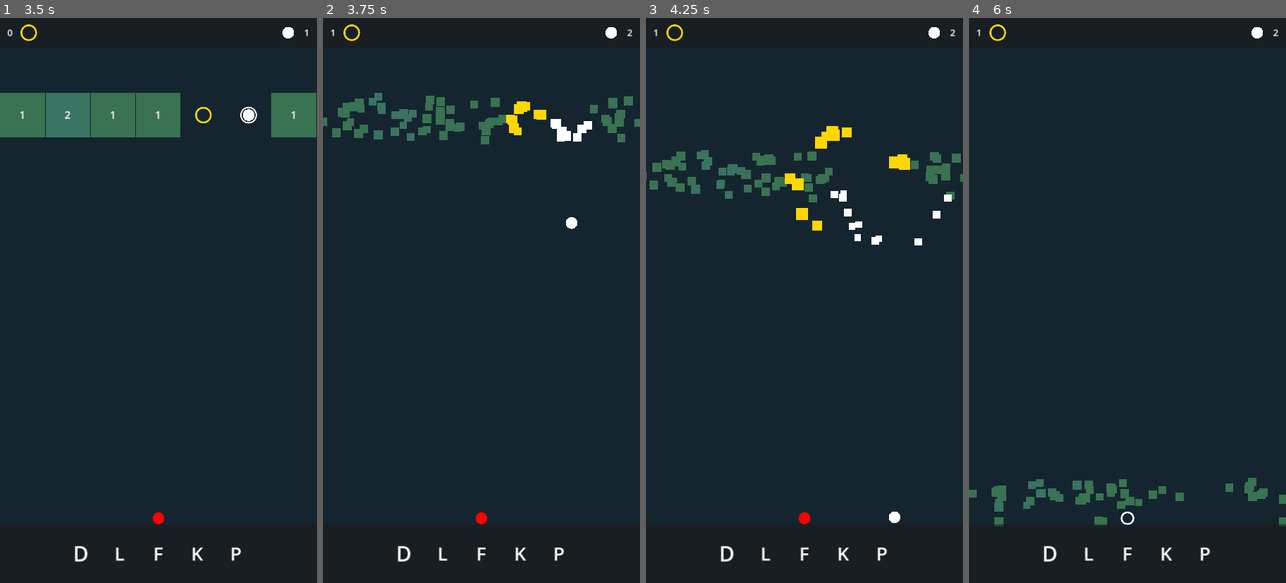
Above: before the commit, frames 1-4 (left to right).
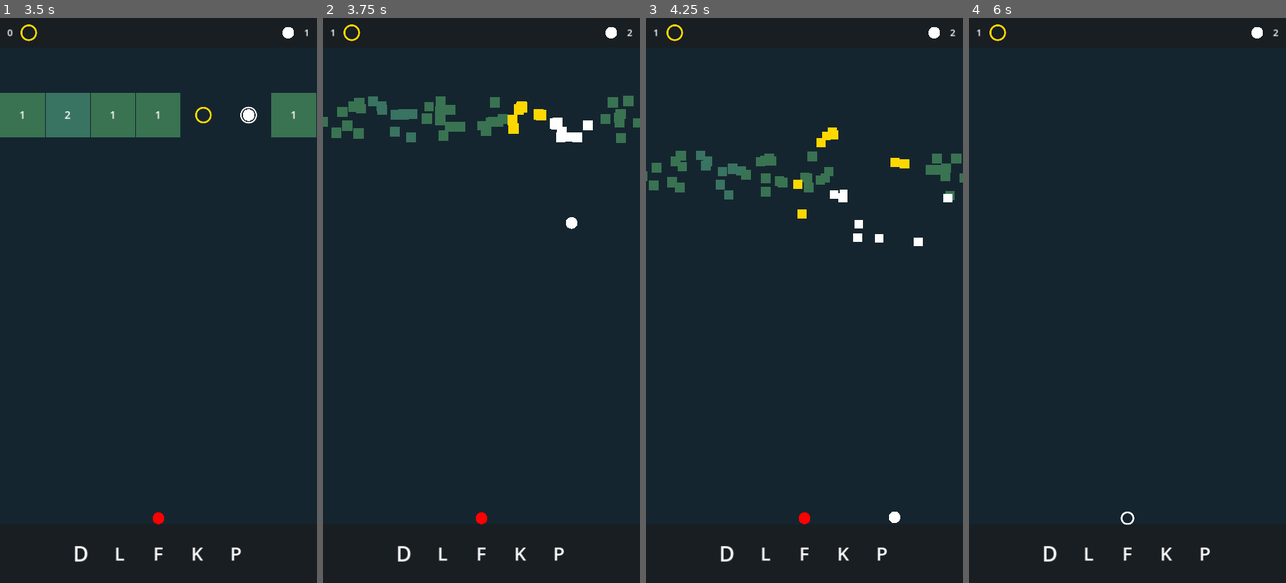
Above: after the commit, the same moments.

Repository: laplante-sean/freeballz
Game: Godot game, scene res://game/menu/main_menu.tscn
Same seed, same stepped clock (60 frames per second), same inputs: the game is played once before the commit and once after it.
Inputs:
- Up to frame 1 (3.5 s): click "New Game" at 0.5 s; click "D" at 1.25 s; click "L" at 2 s; click "F" at 2.75 s
- Up to frame 2 (3.75 s): click "K" at 3.5 s
- Up to frame 3 (4.25 s): no input
- Up to frame 4 (6 s): click "P" at 4.25 s; click "D" at 5 s; click "L" at 5.75 s

Frame 1 is identical in both runs. In frame 2, 1.0% of the frame differs, in the area x 0-100%, y 13-23%; in frame 3, 1.3%; in frame 4, 1.5%, in the area x 0-100%, y 81-90%.

Commit message:
Further improve particle systems

Diff:
--- a/game/components/block_break_particles_component.gd
+++ b/game/components/block_break_particles_component.gd
@@ -13,5 +13,6 @@
     process_material.emission_box_extents = Vector3(block_width / 2.0, block_width / 2.0, 1)
     modulate = block_color
 
+
 func _on_finished():
     queue_free()
--- a/game/components/block_break_particles_component.tscn
+++ b/game/components/block_break_particles_component.tscn
@@ -2,12 +2,12 @@
 
 [ext_resource type="Script" path="res://game/components/block_break_particles_component.gd" id="1_1nnia"]
 
-[sub_resource type="Curve" id="Curve_h5xvn"]
-_data = [Vector2(0, 1), 0.0, 0.0, 0, 0, Vector2(0.897222, 1), 0.0, 0.0, 0, 0, Vector2(1, 0), 0.0, 0.0, 0, 0]
+[sub_resource type="Curve" id="Curve_i8rpi"]
+_data = [Vector2(0, 1), 0.0, 0.0, 0, 0, Vector2(0.608333, 0.75432), -0.887865, -0.887865, 0, 0, Vector2(1, 0), 0.0, 0.0, 0, 0]
 point_count = 3
 
 [sub_resource type="CurveTexture" id="CurveTexture_vptha"]
-curve = SubResource("Curve_h5xvn")
+curve = SubResource("Curve_i8rpi")
 
 [sub_resource type="ParticleProcessMaterial" id="ParticleProcessMaterial_fmpns"]
 resource_local_to_scene = true
@@ -18,8 +18,8 @@
 initial_velocity_min = 50.0
 initial_velocity_max = 100.0
 gravity = Vector3(0, 980, 0)
-scale_min = 25.0
-scale_max = 32.0
+scale_min = 32.0
+scale_max = 36.0
 scale_curve = SubResource("CurveTexture_vptha")
 collision_mode = 1
 collision_friction = 0.0
@@ -29,9 +29,8 @@
 [node name="BlockBreakParticlesComponent" type="GPUParticles2D"]
 z_index = -1
 emitting = false
-amount = 12
 process_material = SubResource("ParticleProcessMaterial_fmpns")
-lifetime = 3.0
+lifetime = 2.5
 one_shot = true
 explosiveness = 1.0
 randomness = 1.0
--- a/game/components/coin_sparkle_particles_component.gd
+++ b/game/components/coin_sparkle_particles_component.gd
@@ -2,6 +2,7 @@
 class_name CoinSparkleParticlesComponent
 
 @export var color: Color = Color.WHITE
+
 
 func _ready():
     emitting = true
--- a/game/components/coin_sparkle_particles_component.tscn
+++ b/game/components/coin_sparkle_particles_component.tscn
@@ -2,13 +2,12 @@
 
 [ext_resource type="Script" path="res://game/components/coin_sparkle_particles_component.gd" id="1_76c1f"]
 
-[sub_resource type="Curve" id="Curve_bt2ap"]
-max_value = 3.0
-_data = [Vector2(0, 1), 0.0, 0.0, 0, 0, Vector2(1, 0), -6.30865, 0.0, 0, 0]
-point_count = 2
+[sub_resource type="Curve" id="Curve_oinej"]
+_data = [Vector2(0, 1), 0.0, 0.0, 0, 0, Vector2(0.608333, 0.75432), -0.887865, -0.887865, 0, 0, Vector2(1, 0), 0.0, 0.0, 0, 0]
+point_count = 3
 
 [sub_resource type="CurveTexture" id="CurveTexture_h1tnd"]
-curve = SubResource("Curve_bt2ap")
+curve = SubResource("Curve_oinej")
 
 [sub_resource type="ParticleProcessMaterial" id="ParticleProcessMaterial_j678a"]
 particle_flag_disable_z = true
@@ -19,8 +18,8 @@
 initial_velocity_min = 250.0
 initial_velocity_max = 300.0
 gravity = Vector3(0, 980, 0)
-scale_min = 25.0
-scale_max = 32.0
+scale_min = 32.0
+scale_max = 36.0
 scale_curve = SubResource("CurveTexture_h1tnd")
 collision_mode = 1
 collision_friction = 0.0
@@ -29,7 +28,6 @@
 
 [node name="CoinSparkleParticlesComponent" type="GPUParticles2D"]
 emitting = false
-amount = 12
 process_material = SubResource("ParticleProcessMaterial_j678a")
 lifetime = 1.5
 one_shot = true
--- a/game/components/pickup_ball_sparkle_particles_component.gd
+++ b/game/components/pickup_ball_sparkle_particles_component.gd
@@ -2,6 +2,7 @@
 class_name PickupBallSparkleParticlesComponent
 
 @export var color: Color = Color.WHITE
+
 
 func _ready():
     emitting = true
--- a/game/components/pickup_ball_sparkle_particles_component.tscn
+++ b/game/components/pickup_ball_sparkle_particles_component.tscn
@@ -18,8 +18,8 @@
 initial_velocity_min = 250.0
 initial_velocity_max = 300.0
 gravity = Vector3(0, 980, 0)
-scale_min = 25.0
-scale_max = 32.0
+scale_min = 32.0
+scale_max = 36.0
 scale_curve = SubResource("CurveTexture_3uk7e")
 collision_mode = 1
 collision_friction = 0.0
@@ -27,7 +27,6 @@
 collision_use_scale = true
 
 [node name="PickupBallSparkleParticlesComponent" type="GPUParticles2D"]
-amount = 12
 process_material = SubResource("ParticleProcessMaterial_fslsc")
 lifetime = 1.5
 explosiveness = 1.0
